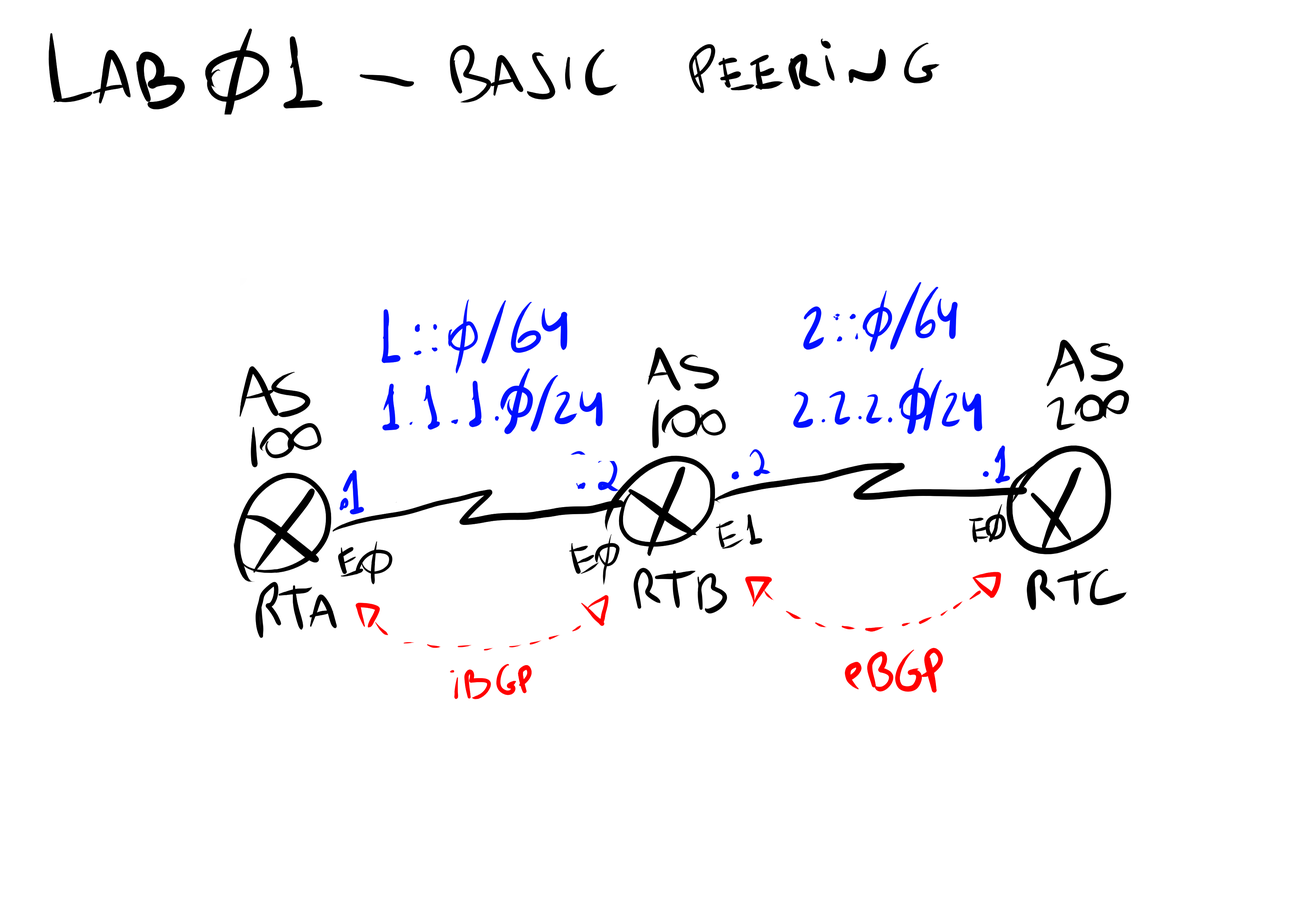
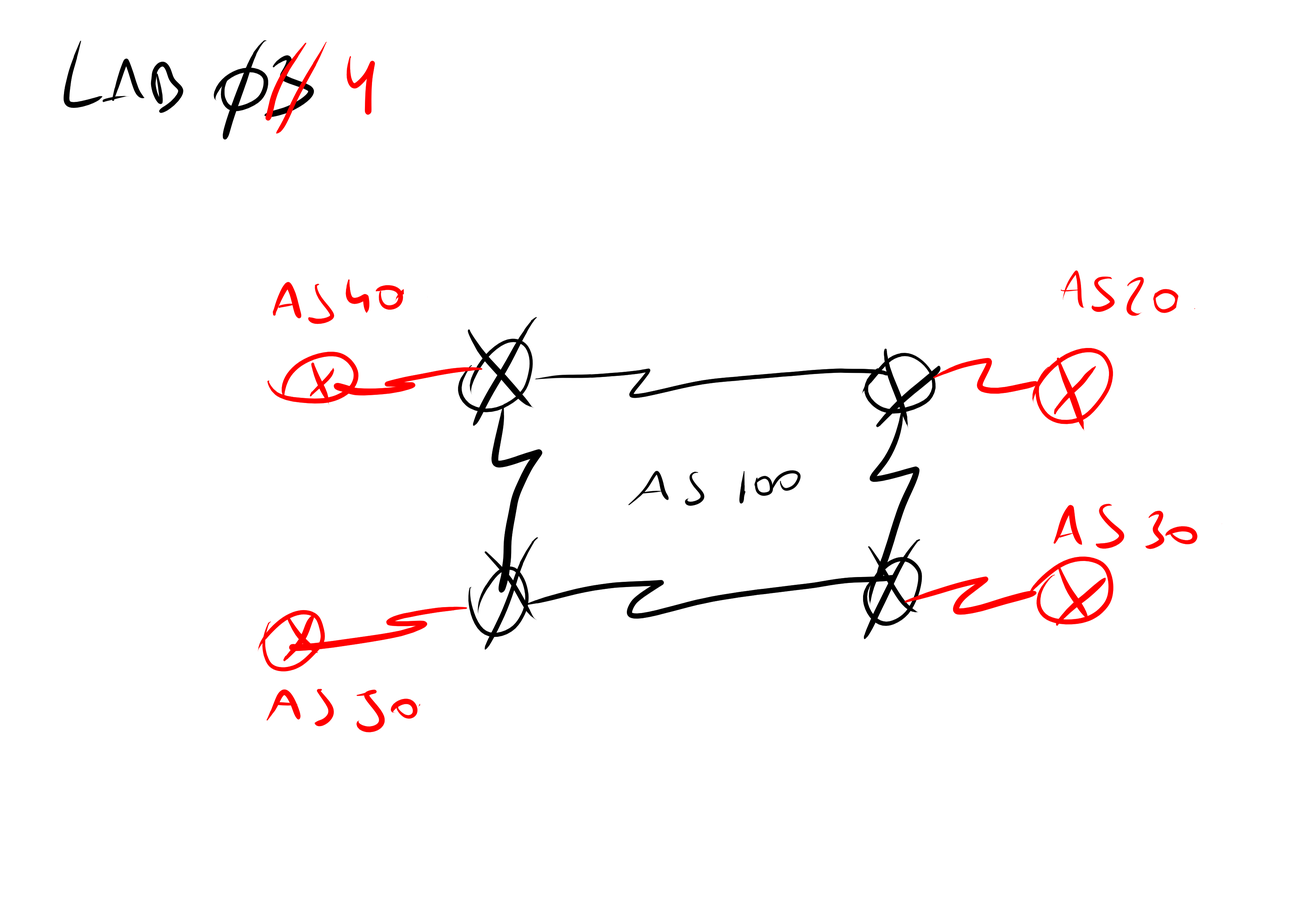
Before/after of a 1305px x 922px layered artwork. What changed in the layer stack:
added layer "Camada 1" (1st of 2) above "LAB 01" over [63, 40, 1222, 733]
hid "LAB 01" over [48, 28, 1129, 700]
